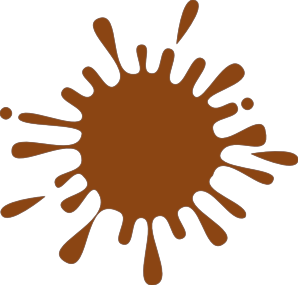
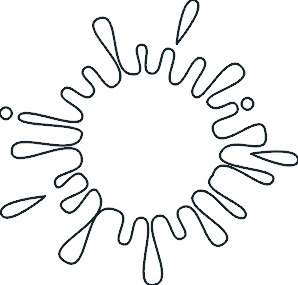
The second w=298, h=285 image is a revision of the first. Changes to its layers:
hid "brown" over (x1=0, y1=0, x2=298, y2=285)
hid "gray" over (x1=0, y1=0, x2=298, y2=285)
hid "black" over (x1=0, y1=0, x2=298, y2=285)
